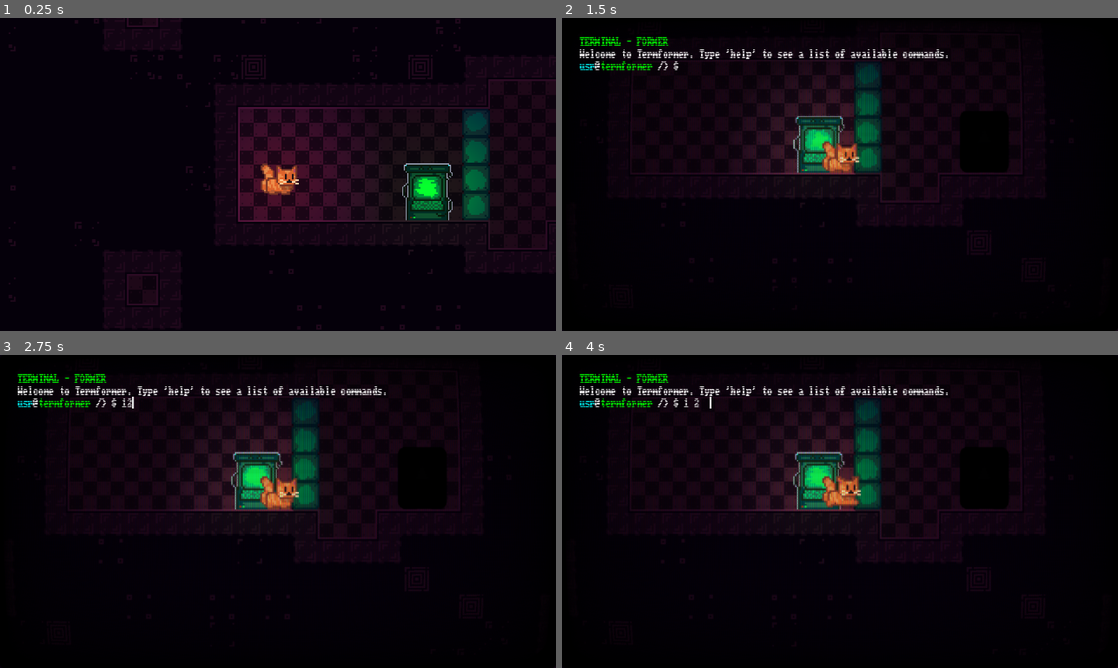
Above: before the commit, frames 1-4 (two rows, left to right).
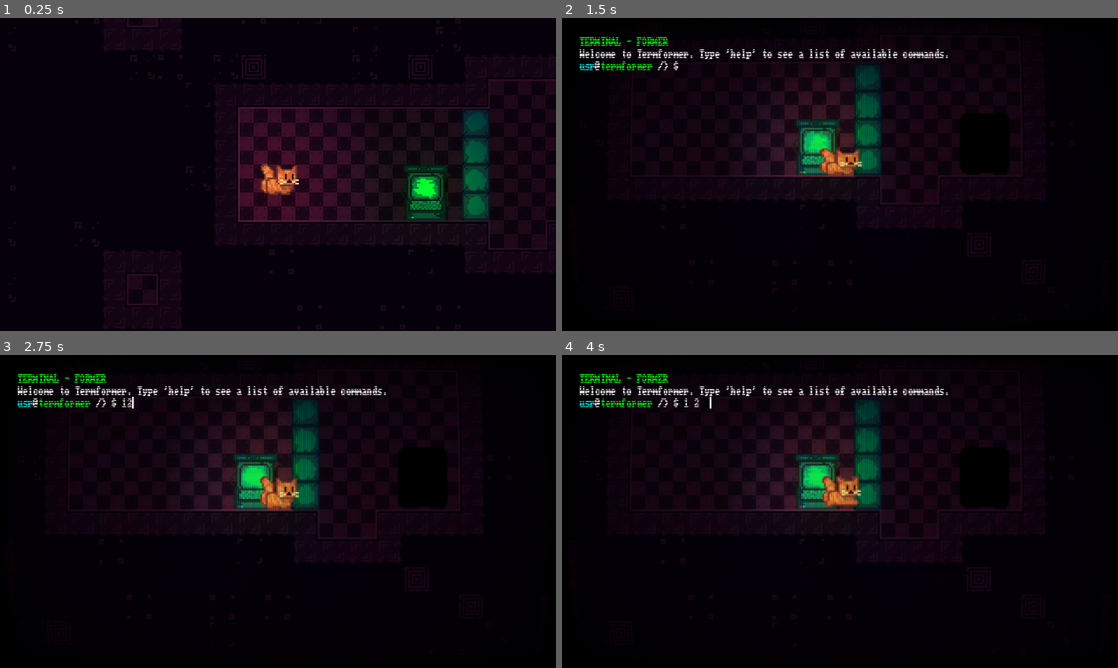
Above: after the commit, the same moments.

Repository: Renan-G-projec/Termformer
Game: Godot game, scene res://scenes/level1.tscn
The game is run twice, just before and just after one commit, with the same random seed, the same clock (stepped at 60 frames per second) and the same inputs. The engine's default icon, where the game draws it, is replaced by a stand-in: a white triangle on a blue panel in a dark square.
Inputs (mouse positions are in pixels of both pictures, inside the frame that each line leads up to):
- Up to frame 1 (0.25 s): no input
- Up to frame 2 (1.5 s): tap Enter at 0.5 s; move the mouse to (962, 158) at 0.52 s; hold Right (go_right) from 0.53 s (still down); tap Space (jump) at 0.6, 0.77, 1.07 s; click (962, 158) at 0.67 s; move the mouse to (728, 190) at 1.27 s; tap E (interact) at 1.35 s
- Up to frame 3 (2.75 s): tap Space (jump) at 1.52, 1.55, 1.82 s; release Right (go_right) at 2 s; click (328, 401) at 2.02 s; type "12" at 2.1 s
- Up to frame 4 (4 s): move the mouse to (895, 442) at 2.77 s; hold Left (go_left) 2.78-3.53 s; tap Alt at 2.85 s; tap Space (jump) at 3.05, 3.77, 3.8 s; move the mouse to (812, 574) at 3.52 s; hold Right (go_right) from 3.53 s (still down); tap Shift at 3.6 s; click (812, 574) at 3.67 s

The runs differ from the first frame. In frame 1, 0.6% of the frame differs, in the area x 72-82%, y 46-65%; in frame 2, 2.1%, in the area x 12-83%, y 13-79%; in frame 3, 0.5%; in frame 4, 0.5%.

Commit message:
fix: Wall sliding added. AMDG

Diff:
--- a/scenes/door.tscn
+++ b/scenes/door.tscn
@@ -7,12 +7,12 @@
 size = Vector2(64, 66)
 
 [node name="Door" type="Node2D" unique_id=414273485]
-position = Vector2(0, 1)
 script = ExtResource("1_uvdjg")
 
 [node name="Sprite" type="Sprite2D" parent="." unique_id=1674458429]
 modulate = Color(0.012617188, 0.012617188, 0.012617188, 1)
-scale = Vector2(0.5, 0.5234375)
+position = Vector2(0.49999905, -0.49999905)
+scale = Vector2(0.5078125, 0.5078125)
 texture = ExtResource("1_hpvv5")
 
 [node name="Area2D" type="Area2D" parent="." unique_id=1336032945]
--- a/scenes/level1.tscn
+++ b/scenes/level1.tscn
@@ -20,10 +20,6 @@
 top_level = true
 color = Color(0.39464742, 0.3946475, 0.39464733, 1)
 
-[node name="Terminal" parent="." unique_id=1385730432 node_paths=PackedStringArray("connected_nodes") instance=ExtResource("6_ejswk")]
-position = Vector2(156, 112)
-connected_nodes = [NodePath("../ToggleTiles")]
-
 [node name="Map" type="TileMapLayer" parent="." unique_id=766824149]
 tile_map_data = PackedByteArray("AAATAA4AAAACAAIAAAATAA0AAAACAAIAAAATAAwAAAACAAIAAAATAAsAAAACAAIAAAATAAoAAAACAAIAAAATAA …(21616 unchanged characters)…
 tile_set = ExtResource("3_m7ahb")
@@ -35,6 +31,11 @@
 position = Vector2(251, 110)
 scale = Vector2(0.43971175, 0.5265836)
 
+[node name="Terminal" parent="." unique_id=1385730432 node_paths=PackedStringArray("connected_nodes") instance=ExtResource("6_ejswk")]
+position = Vector2(155, 128)
+scale = Vector2(1, 0.99999994)
+connected_nodes = [NodePath("../ToggleTiles")]
+
 [node name="Player" parent="." unique_id=1535334802 instance=ExtResource("4_dwgg1")]
 position = Vector2(70, 85)
 
--- a/scenes/terminal.tscn
+++ b/scenes/terminal.tscn
@@ -172,33 +172,28 @@
 [sub_resource type="RectangleShape2D" id="RectangleShape2D_ocxxs"]
 size = Vector2(90, 50)
 
-[node name="Terminal" type="AnimatedSprite2D" unique_id=1385730432]
+[node name="Terminal" type="Node2D" unique_id=1674255862]
+script = ExtResource("2_sy66w")
+
+[node name="Sprite" type="AnimatedSprite2D" parent="." unique_id=1385730432]
+unique_name_in_owner = true
 sprite_frames = SubResource("SpriteFrames_sy66w")
 animation = &"idle"
 autoplay = "idle"
-script = ExtResource("2_sy66w")
+offset = Vector2(0, -16)
 
-[node name="FocusEffect" type="Sprite2D" parent="." unique_id=629986303]
-unique_name_in_owner = true
-modulate = Color(18.892157, 18.892157, 18.892157, 1)
-show_behind_parent = true
-light_mask = 0
-position = Vector2(0, 16)
-scale = Vector2(1.042, 1.042)
-offset = Vector2(0, -15.355086)
-
-[node name="PointLight2D" type="PointLight2D" parent="." unique_id=826152022]
-position = Vector2(0, 1.9073486e-06)
+[node name="PointLight2D" type="PointLight2D" parent="Sprite" unique_id=826152022]
+position = Vector2(0, -16)
 color = Color(0, 0.85490197, 0, 1)
 texture = SubResource("GradientTexture2D_ocxxs")
 texture_scale = 2.0
 
-[node name="Area2D" type="Area2D" parent="." unique_id=2059827489]
+[node name="Area2D" type="Area2D" parent="Sprite" unique_id=2059827489]
 collision_layer = 0
 
-[node name="CollisionShape2D" type="CollisionShape2D" parent="Area2D" unique_id=213170612]
-position = Vector2(0, -8.999999)
+[node name="CollisionShape2D" type="CollisionShape2D" parent="Sprite/Area2D" unique_id=213170612]
+position = Vector2(0, -16)
 shape = SubResource("RectangleShape2D_ocxxs")
 
-[connection signal="body_entered" from="Area2D" to="." method="_on_area_2d_body_entered"]
-[connection signal="body_exited" from="Area2D" to="." method="_on_area_2d_body_exited"]
+[connection signal="body_entered" from="Sprite/Area2D" to="." method="_on_area_2d_body_entered"]
+[connection signal="body_exited" from="Sprite/Area2D" to="." method="_on_area_2d_body_exited"]
--- a/scripts/player.gd
+++ b/scripts/player.gd
@@ -5,16 +5,12 @@
 const JUMP_VELOCITY = -400.0
 
 var was_on_floor: bool
+var _direction: float = 0.0
 @onready var _initial_scale: Vector2 = scale
 
 func _physics_process(delta: float) -> void:
-	# Add the gravity.
-	if !is_on_floor():
-		velocity += get_gravity() * delta
-	elif !was_on_floor:
-		_squash(Vector2(1.4, 0.6))
+	_update_vertical_velocity(delta)
 
-	# Handle jump.
 	if Input.is_action_just_pressed("jump") && !TerminalManager.is_terminal_ui_open && is_on_floor():
 		velocity.y = JUMP_VELOCITY
 		_squash(Vector2(1.4, 0.6))
@@ -28,14 +24,22 @@
 	move_and_slide()
 
 func _update_horizontal_velocity_by_input() -> void:
-	var direction := Input.get_axis("go_left", "go_right")
-	if direction:
-		%Sprite.flip_h = direction < 0
+	_direction = Input.get_axis("go_left", "go_right")
+	if _direction:
+		%Sprite.flip_h = _direction < 0
 		%Sprite.play("run")
-		velocity.x = direction * SPEED
+		velocity.x = _direction * SPEED
 	else:
 		%Sprite.play("idle")
 		velocity.x = move_toward(velocity.x, 0, SPEED)
+
+func _update_vertical_velocity(delta: float) -> void:
+	if !is_on_floor():
+		velocity += get_gravity() * delta
+	elif !was_on_floor:
+		_squash(Vector2(1.4, 0.6))
+	if !is_on_floor() && velocity.y > 0 && _direction && is_on_wall():
+		velocity.y += velocity.y * (-0.3)
 
 func _squash(scale: Vector2) -> void:
 	var tween: Tween = create_tween()
--- a/scripts/terminal.gd
+++ b/scripts/terminal.gd
@@ -1,23 +1,20 @@
 # Ad Maiorem Dei Gloriam!
 class_name Terminal
-extends AnimatedSprite2D
+extends Node2D
 
 @export var connected_nodes: Array[Node2D] = []
 
+@onready var _initial_scale: Vector2 = scale
+
 var _focused: bool = false
-
-func _ready() -> void:
-	%FocusEffect.texture = sprite_frames.get_frame_texture("idle", 0)
 
 func _on_area_2d_body_entered(body: Node2D) -> void:
 	_focused = true
-	%FocusEffect.visible = _focused
-	TerminalManager.connect_serial_nodes(connected_nodes)
+	TerminalManager.connect_serial(self)
 
 func _on_area_2d_body_exited(body: Node2D) -> void:
 	_focused = false
-	%FocusEffect.visible = _focused
-	TerminalManager.disconnect_serial_nodes()
+	TerminalManager.disconnect_serial()
 	TerminalManager.request_close_ui.emit()
 
 func _process(delta: float) -> void:
@@ -26,3 +23,8 @@
 		TerminalManager.request_open_ui.emit()
 	if Input.is_action_pressed("ui_cancel"):
 		TerminalManager.request_close_ui.emit()
+
+func squash(scale: Vector2 = Vector2(1.1, 0.9)) -> void:
+	var tween: Tween = create_tween()
+	tween.tween_property(%Sprite, "scale", scale, 0.01).set_trans(Tween.TRANS_CUBIC)
+	tween.tween_property(%Sprite, "scale", _initial_scale, 0.2).set_trans(Tween.TRANS_QUAD)
--- a/scripts/terminal_manager.gd
+++ b/scripts/terminal_manager.gd
@@ -10,12 +10,12 @@
 
 var is_terminal_ui_open: bool = false
 
-var serial_connections: Array[Node2D] = []
+var current_terminal: Terminal = null
 
-func connect_serial_nodes(nodes: Array[Node2D]) -> void:
-	serial_connections = nodes
-func disconnect_serial_nodes() -> void:
-	serial_connections = []
+func connect_serial(serial: Terminal) -> void:
+	current_terminal = serial
+func disconnect_serial() -> void:
+	current_terminal = null
 
 # General logic commands
 # The terminal manager sees if it can handle the request. If not, it propagates.
@@ -25,10 +25,11 @@
 	_command_sent_to_manager.connect(_on_command_sent)
 
 func _on_command_sent(command: PackedStringArray) -> void:
+	current_terminal.squash()
 	match command[0]:
 		"ls":
-			for node_index in range(0, serial_connections.size()):
-				var node: Node = serial_connections[node_index]
+			for node_index in range(0, current_terminal.connected_nodes.size()):
+				var node: Node = current_terminal.connected_nodes[node_index]
 				if (node.has_method("toggle_disable")):
 					request_print_line.emit("NOD_DIS%d" % node_index)
 			return
@@ -44,7 +45,7 @@
 			if target < 0:
 				request_print_line.emit("[color=red]Error:[/color] Target should not be negative.")
 				return
-			var nodes: Array[Node2D] = serial_connections
+			var nodes: Array[Node2D] = current_terminal.connected_nodes
 			if target >= nodes.size():
 				request_print_line.emit("[color=red]Error:[/color] The provided argument does not match any possible togabble node.")
 				return
